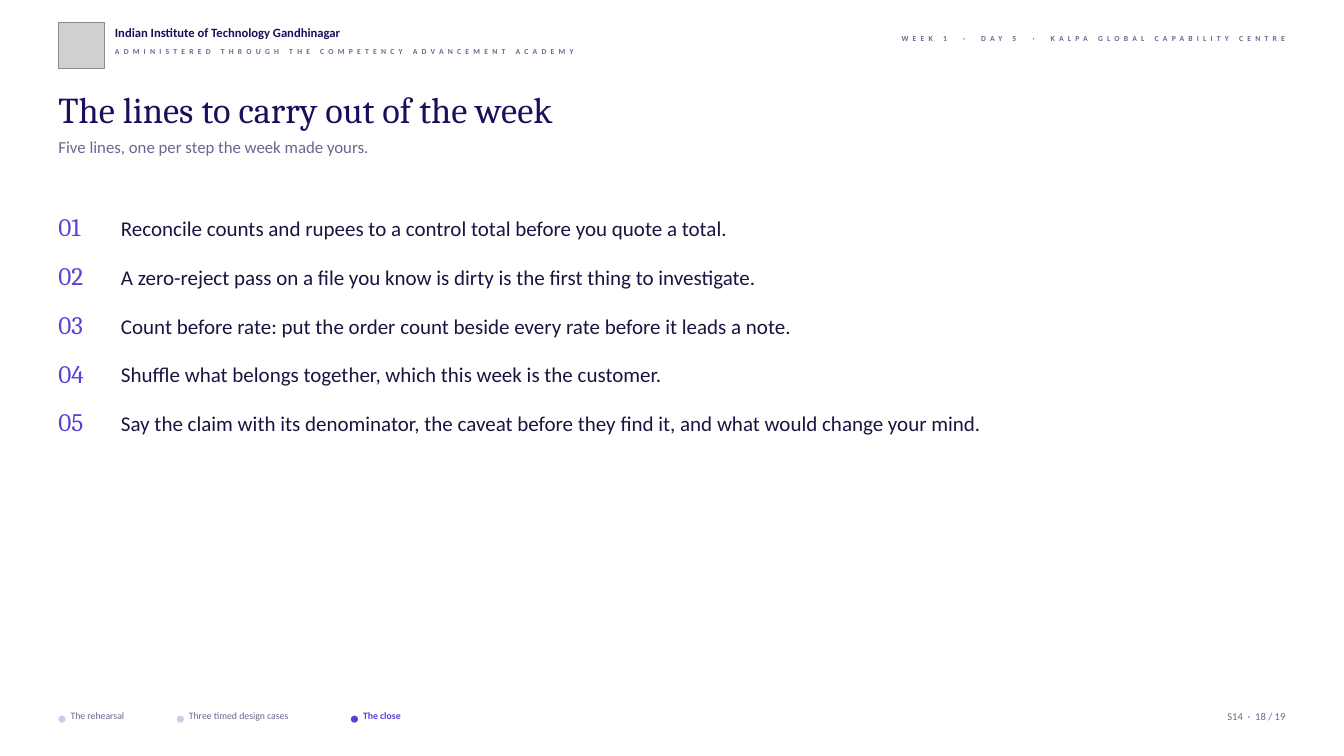
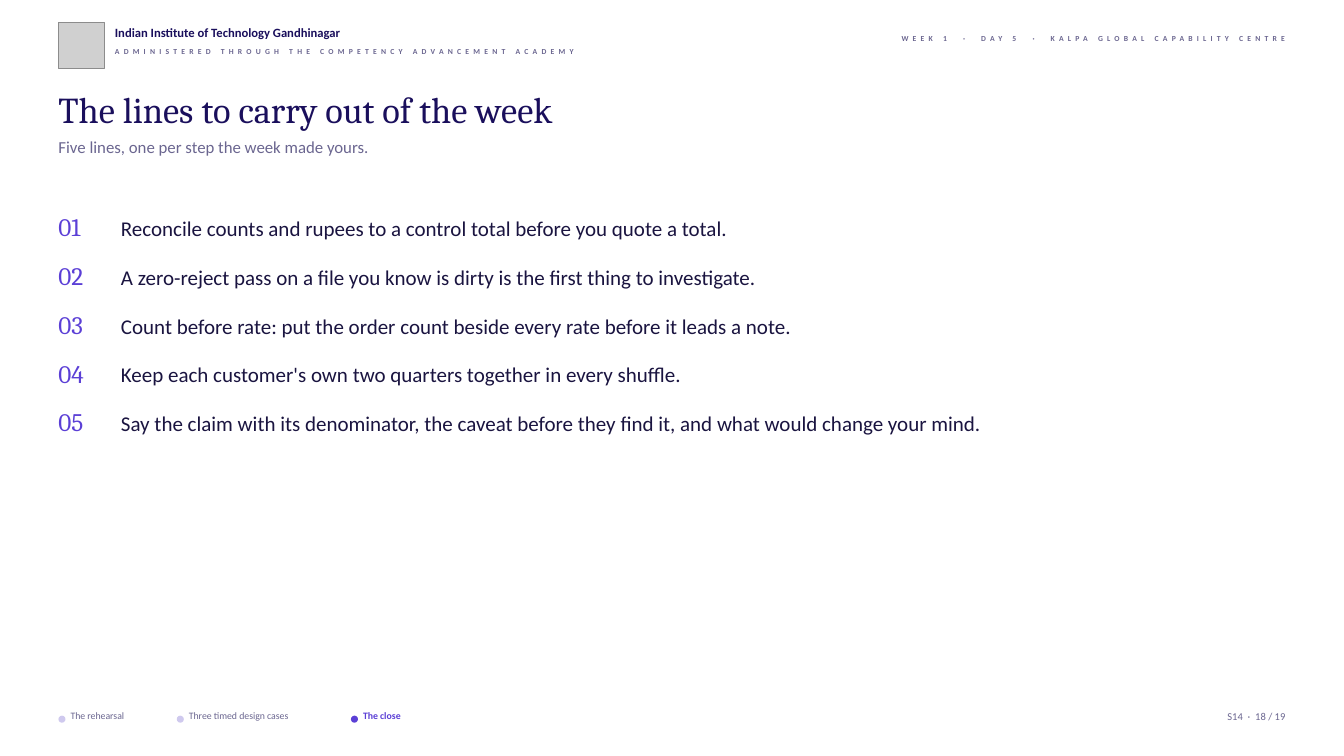
Before and after one commit to fde-academy-lab/c2-content-factory, a slide deck: slide 18 of content/W01/D5/slides/C2_W01_D05_rehearsal_STUDENT.pptx. Drawn at 1344x756 pixels with LibreOffice and Linux fonts; fonts in the diff are those of the drawing; grey boxes stand for pictures; background and template pictures are left out. Boxes give left, top, right and bottom in pixels: in the first picture for what was removed or moved away, otherwise in the second. Text is boxed around its words. In the diff, an @@ line names an element or a change of style, - is before the commit and + after.

```diff
--- a/content/W01/D5/slides/C2_W01_D05_rehearsal_STUDENT.pptx
+++ b/content/W01/D5/slides/C2_W01_D05_rehearsal_STUDENT.pptx
@@ text at (x1=121, y1=367, x2=681, y2=386): text changed @@
-Shuffle what belongs together, which this week is the customer.
+Keep each customer's own two quarters together in every shuffle.
```
Also in this commit, not shown: 7 other slides changed, 4 other files.
